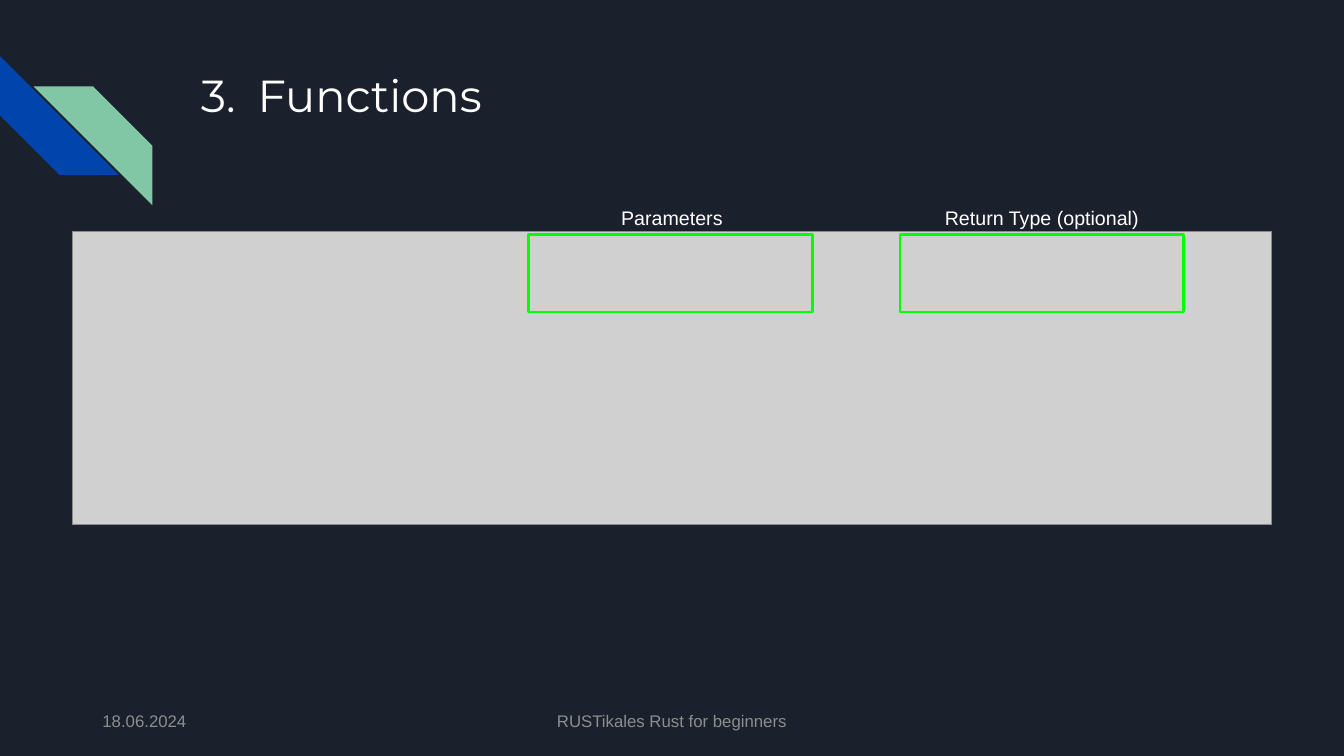
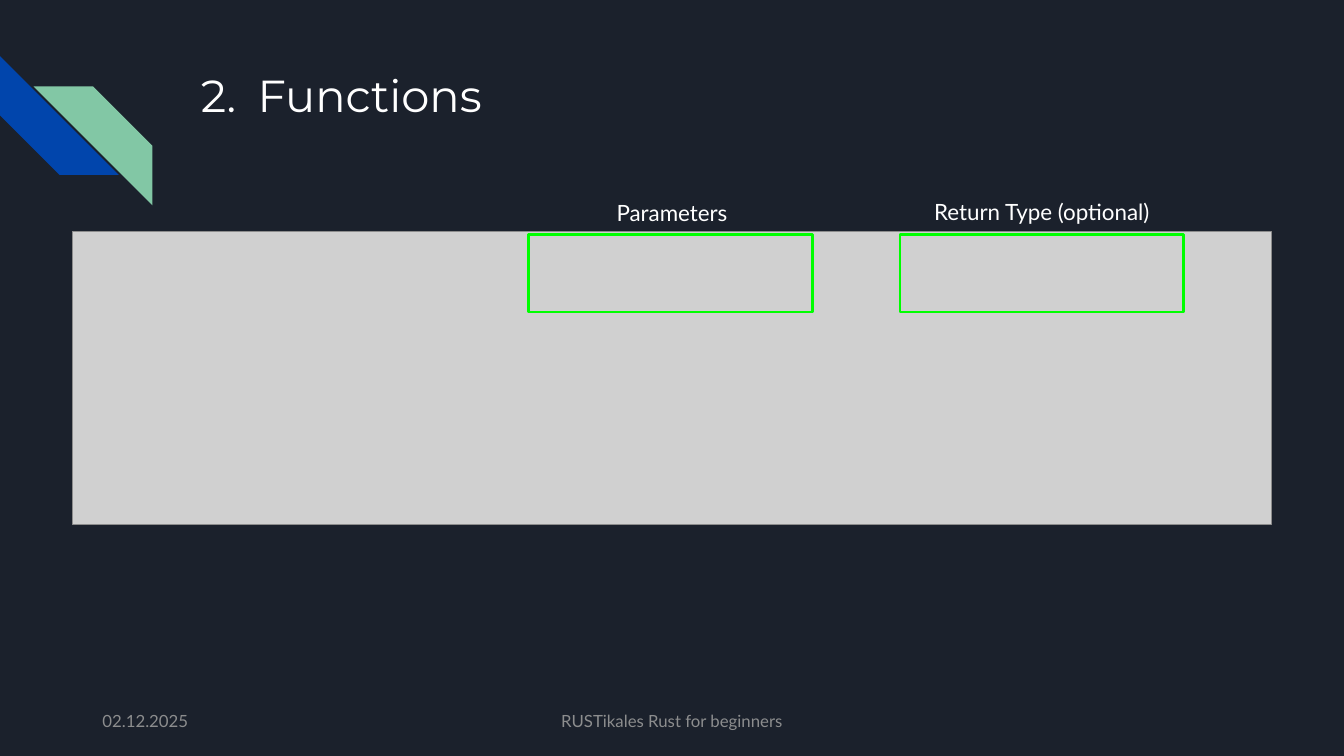
Before and after one commit to pfhaupt/progkurs, a slide deck: slide 50 of rust-beginner/06 - Function declaration/06 - original.pptx (slide 91 before the commit). Drawn at 1344x756 pixels with LibreOffice and Linux fonts; fonts in the diff are those of the drawing; grey boxes stand for pictures. Boxes give left, top, right and bottom in pixels: in the first picture for what was removed or moved away, otherwise in the second. Text is boxed around its words. In the diff, an @@ line names an element or a change of style, - is before the commit and + after.

Commit message:
[R-B-06] Update slides
- Merge R-B-07 into R-B-06
- Add chapter about Floating Point Numbers
- Increase font size
- Unite text font

```diff
--- a/rust-beginner/06 - Function declaration/06 - original.pptx
+++ b/rust-beginner/06 - Function declaration/06 - original.pptx
@@ text "Parameters" at box(617, 205, 728, 221): size 14 to 16 pt, font Arial to Lato @@
@@ text "Return Type (optional)": place and size @@
-text "Return Type (optional)" at box(945, 210, 1139, 229)
+text "Return Type (optional)" at box(934, 203, 1150, 224)
@@ text "Return Type (optional)" at box(934, 203, 1150, 224): size 14 to 16 pt, font Arial to Lato @@
@@ text at box(102, 715, 188, 727): text changed; font Arial to Lato @@
-18.06.2024
+02.12.2025
@@ text "RUSTikales Rust for beginners" at box(561, 715, 782, 730): font Arial to Lato @@
```
Also in this commit, not shown: 109 other slides changed, 86 slides added, 47 slides removed, 2 other files.
